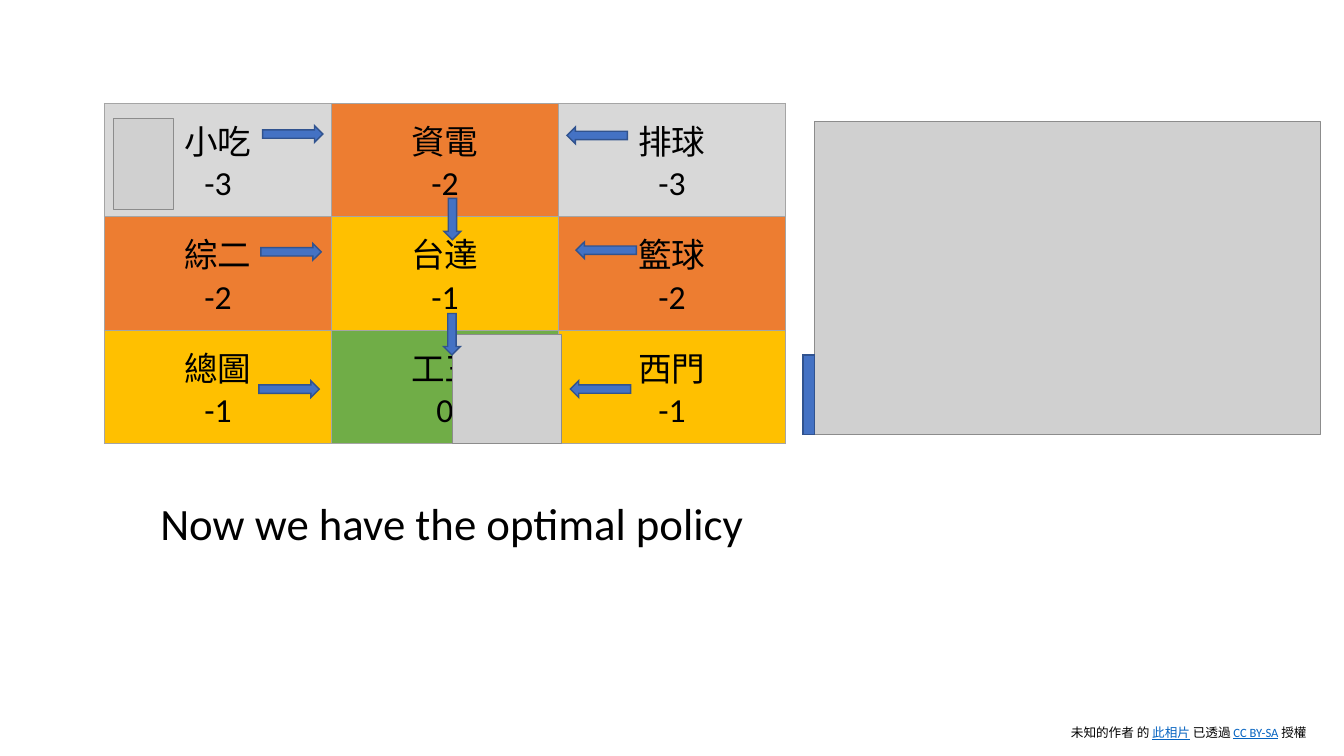
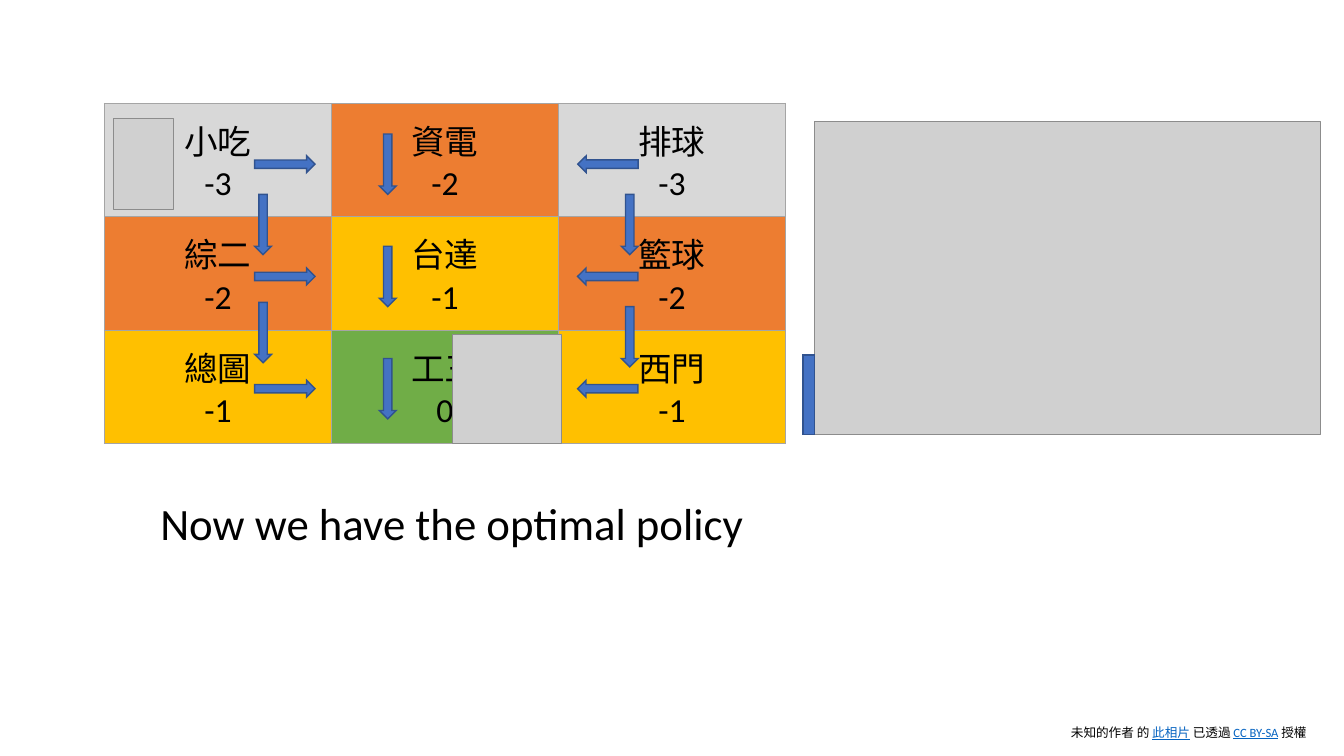
Before and after one commit to nthu-datalab/ml, a slide deck: slide 16 of labs/14_Q-Learning/14_Q-Learning_slide.pptx. Drawn at 1344x756 pixels with LibreOffice and Linux fonts; fonts in the diff are those of the drawing; grey boxes stand for pictures. Boxes give left, top, right and bottom in pixels: in the first picture for what was removed or moved away, otherwise in the second. Text is boxed around its words. In the diff, an @@ line names an element or a change of style, - is before the commit and + after.

```diff
--- a/labs/14_Q-Learning/14_Q-Learning_slide.pptx
+++ b/labs/14_Q-Learning/14_Q-Learning_slide.pptx
@@ table: place and size @@
-table at [105,104,785,444]
+table at [105,104,785,435]
@@ down arrow: place and size @@
-down arrow at [445,199,462,240]
+down arrow at [379,134,396,195]
@@ down arrow: place and size @@
-down arrow at [263,126,323,143]
+down arrow at [255,156,315,173]
@@ down arrow: place and size @@
-down arrow at [567,127,628,144]
+down arrow at [578,156,639,173]
@@ down arrow added at [255,195,272,255], fill #4472C4, outline #31538F 1 pt @@
@@ down arrow added at [621,195,638,255], fill #4472C4, outline #31538F 1 pt @@
@@ down arrow: place and size @@
-down arrow at [261,243,321,261]
+down arrow at [255,268,315,285]
@@ down arrow added at [379,246,396,307], fill #4472C4, outline #31538F 1 pt @@
@@ down arrow: place and size @@
-down arrow at [576,241,637,259]
+down arrow at [578,268,639,285]
@@ down arrow added at [255,302,272,363], fill #4472C4, outline #31538F 1 pt @@
@@ down arrow added at [621,307,638,367], fill #4472C4, outline #31538F 1 pt @@
@@ down arrow: place and size @@
-down arrow at [444,314,461,355]
+down arrow at [379,359,396,419]
@@ down arrow: place and size @@
-down arrow at [259,381,319,398]
+down arrow at [255,381,315,398]
@@ down arrow: place and size @@
-down arrow at [570,381,631,398]
+down arrow at [578,381,639,398]
```
Also in this commit, not shown: 14 other slides changed, 3 other files.
